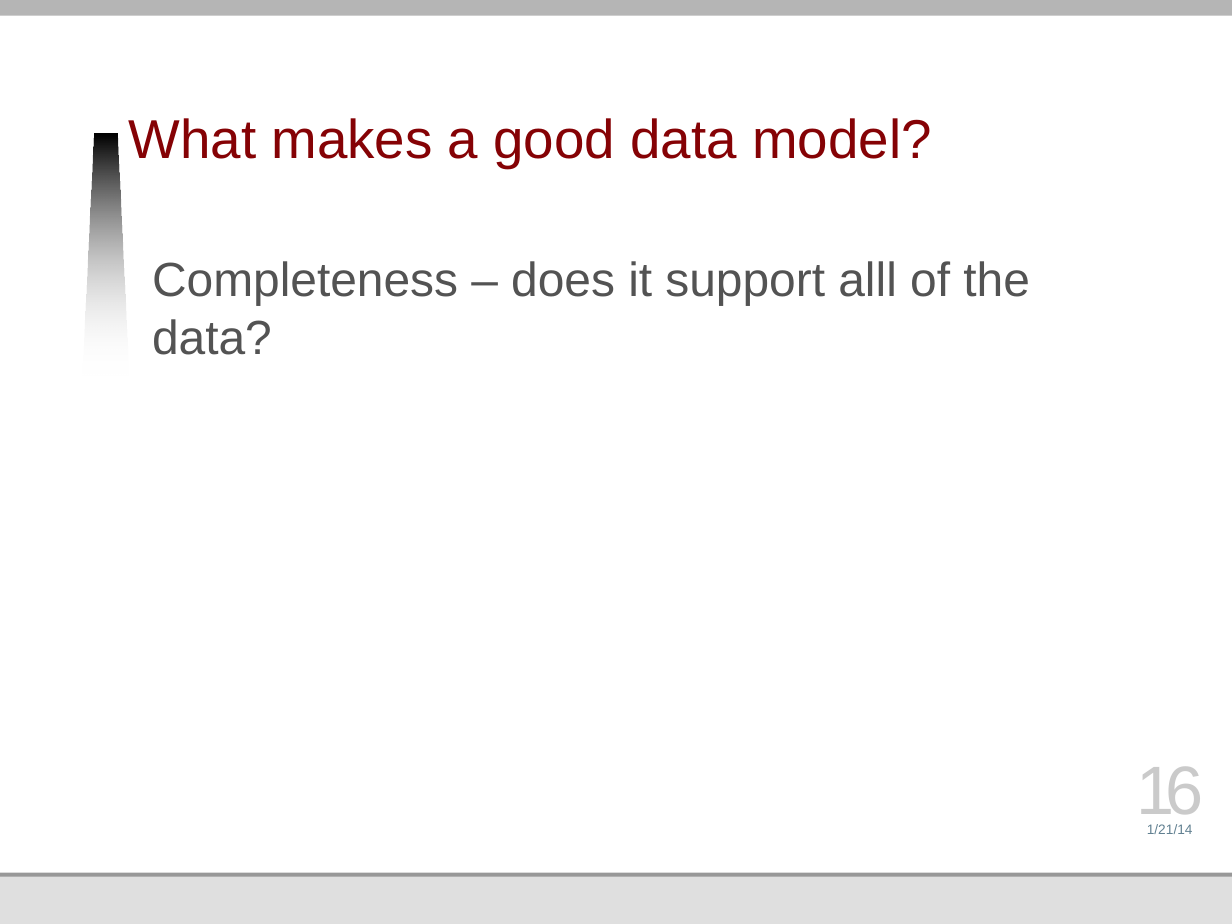
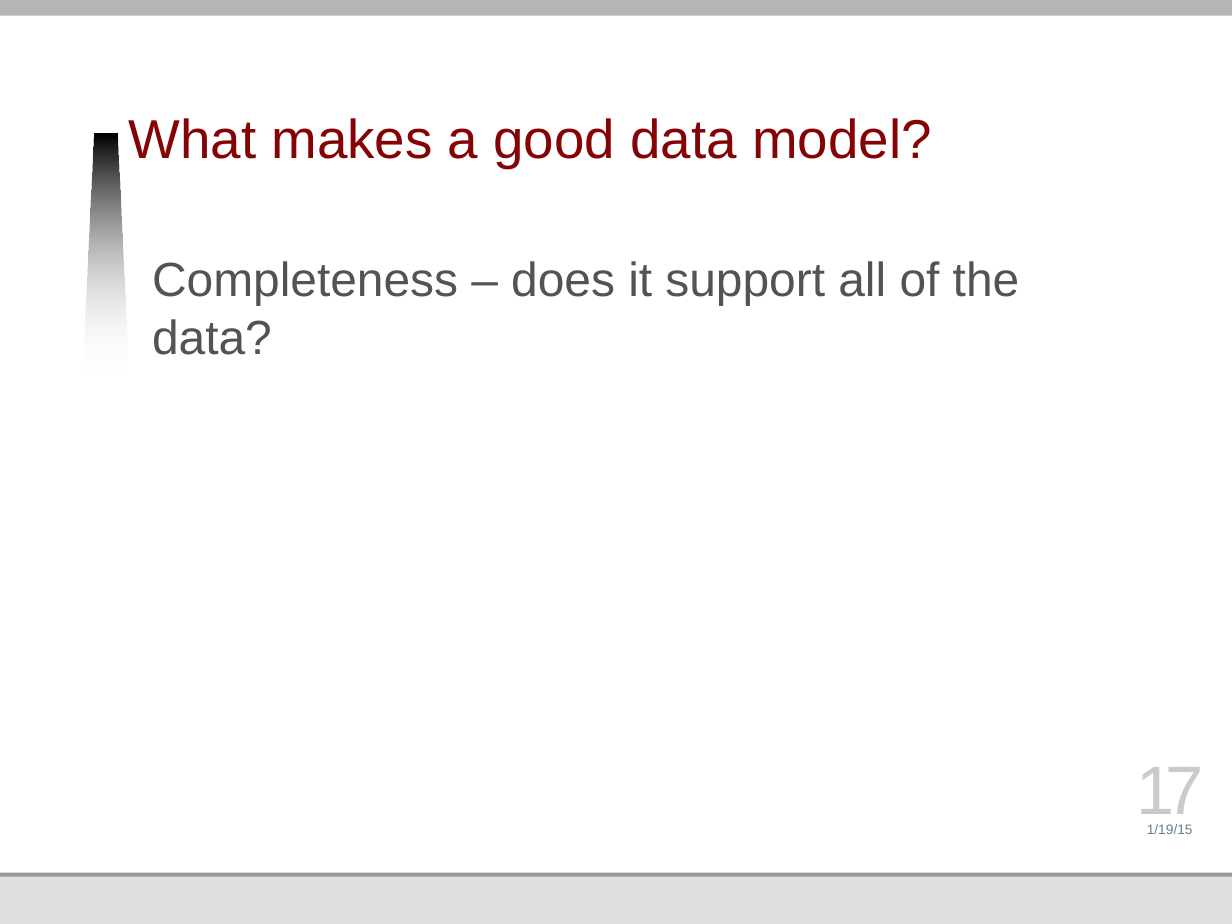
Before and after one commit to jmankoff/data, a slide deck: slide 17 of Lectures/3 Data Storage.pptx (slide 16 before the commit). Drawn at 1232x924 pixels with LibreOffice and Linux fonts; fonts in the diff are those of the drawing; background and template pictures are left out. Boxes give left, top, right and bottom in pixels: in the first picture for what was removed or moved away, otherwise in the second. Text is boxed around its words. In the diff, an @@ line names an element or a change of style, - is before the commit and + after.

```diff
--- a/Lectures/3 Data Storage.pptx
+++ b/Lectures/3 Data Storage.pptx
@@ text at [152,261,1020,355]: text changed @@
-Completeness – does it support alll of the data?
+Completeness – does it support all of the data?
@@ page number at [1136,767,1204,827]: text changed @@
-16
+17
@@ text at [1147,824,1193,834]: text changed @@
-1/21/14
+1/19/15
```
Also in this commit, not shown: 30 other slides changed, 27 other files.
